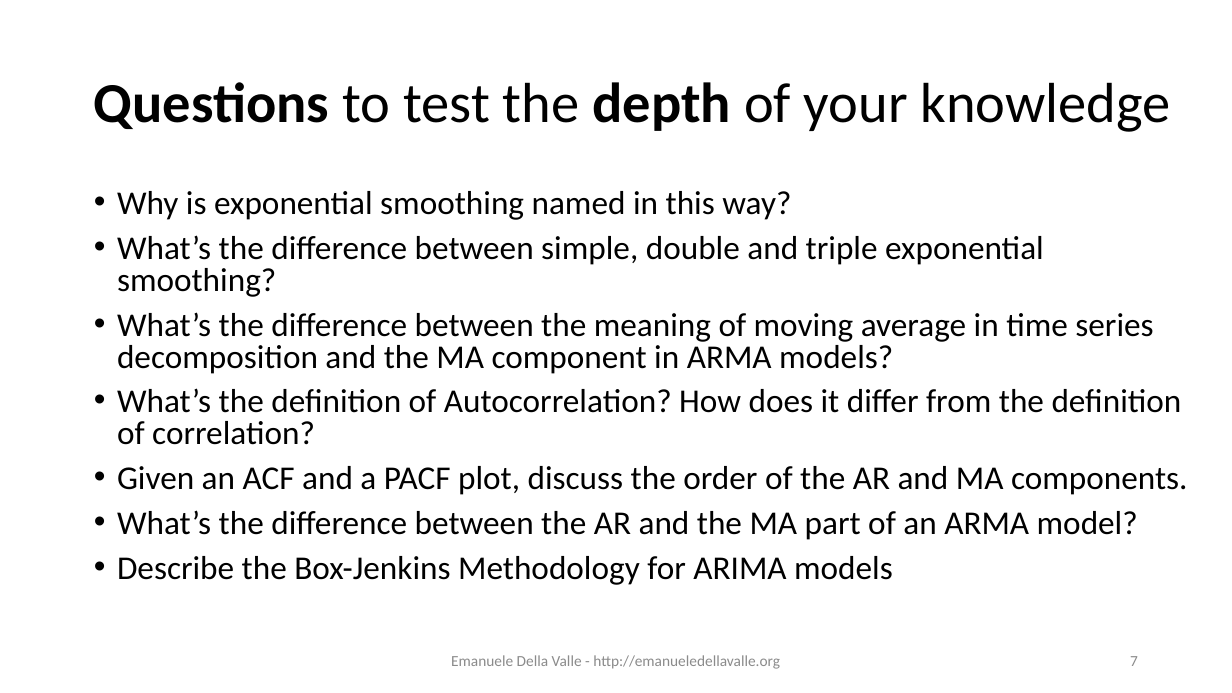
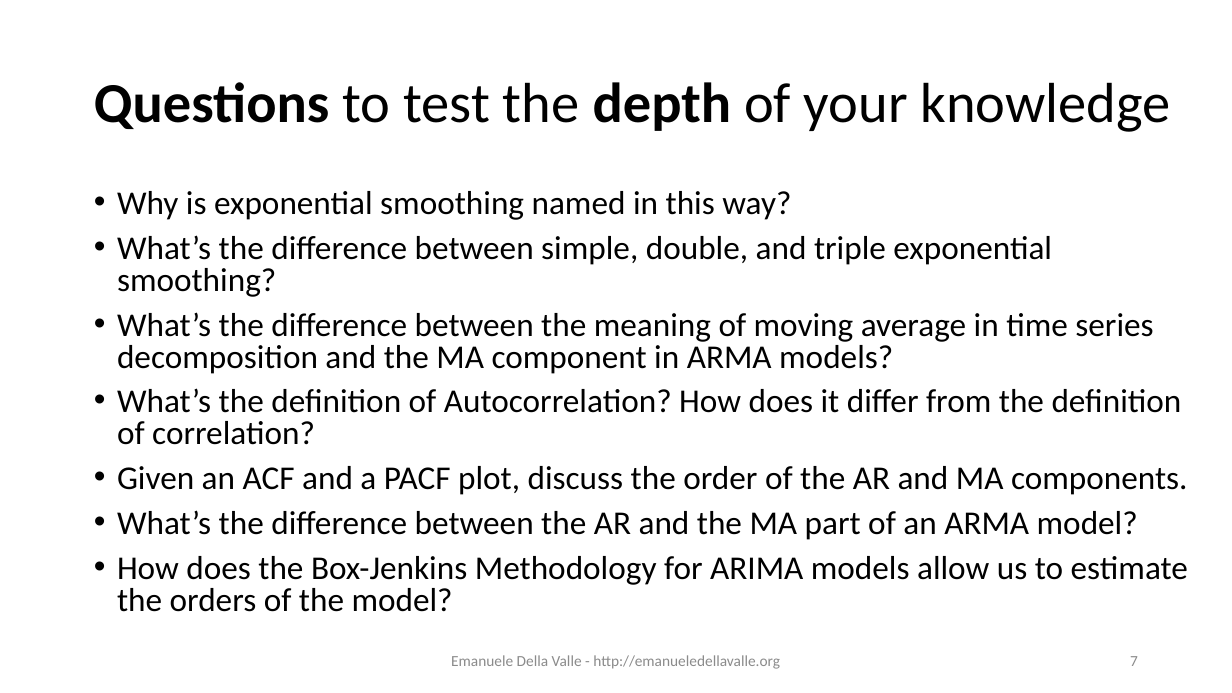
Before and after one commit to eugeniovaretti/streaming-data-analytics, a slide deck: slide 7 of lectures/11_SDS_exam-preview/11_Streaming-Data-Science_exam-preview.pptx. Drawn at 1232x693 pixels with LibreOffice and Linux fonts; fonts in the diff are those of the drawing. Boxes give left, top, right and bottom in pixels: in the first picture for what was removed or moved away, otherwise in the second. Text is boxed around its words. In the diff, an @@ line names an element or a change of style, - is before the commit and + after.

```diff
--- a/lectures/11_SDS_exam-preview/11_Streaming-Data-Science_exam-preview.pptx
+++ b/lectures/11_SDS_exam-preview/11_Streaming-Data-Science_exam-preview.pptx
@@ text at box(117, 235, 1052, 297): text changed @@
-• What’s the difference between simple, double and triple exponential smoothing?
+• What’s the difference between simple, double, and triple exponential smoothing?
@@ text at box(117, 556, 1188, 612): text changed @@
-• Describe the Box-Jenkins Methodology for ARIMA models
+• How does the Box-Jenkins Methodology for ARIMA models allow us to estimate the orders of the model?
```
Also in this commit, not shown: 3 other slides changed.
